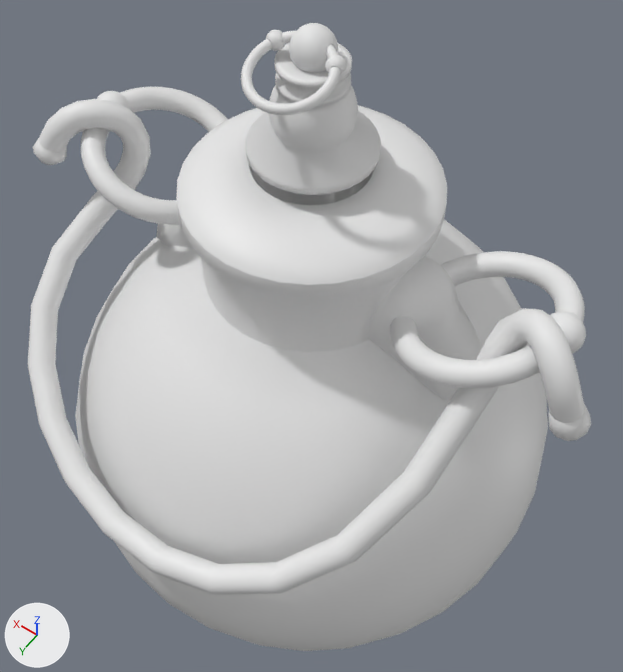
Before and after pictures for a commit that changed the Blender file app_0.2/assets/models/models/m_flacon_parfum.blend.
Rendered twice from a camera (50 mm lens) standing at (-0.522, 0.916, 1.722) and looking at (-0.038, 0.238, 0.657). The lights are fixed; the arrows at lower left show +X, +Y and +Z.

The scene before the commit, as lines of its bpy script (objects in view):
```python
me_sphere_001 = bpy.data.meshes.new('Sphere.001')
me_sphere_001.from_pydata(...)  # 1483 vertices, 1413 faces, 3 loose edges; spans x -1.0..1.0, y -1.0..1.0, z -1.4..0.83
me_sphere_001.polygons.foreach_set('use_smooth', [True] * 1413)
me_sphere_003 = bpy.data.meshes.new('Sphere.003')
me_sphere_003.from_pydata(...)  # 2722 vertices, 2602 faces; spans x -7.3..7.4, y -13.5..3.8, z -7.3..8.7
me_sphere_003.polygons.foreach_set('use_smooth', [True] * 2602)
me_sphere_007 = bpy.data.meshes.new('Sphere.007')
me_sphere_007.from_pydata(...)  # 1000 vertices, 952 faces; spans x -14.61..-5.57, y -12.9..-8.62, z -4.29..4.83
me_sphere_007.polygons.foreach_set('use_smooth', [True] * 952)
ob_m_flacon_base = bpy.data.objects.new('m_flacon_base', me_sphere_001)
ob_m_flacon_base.location = (-0.036, 0.234, 0.442)
ob_m_flacon_base.rotation_euler = (3.142, 0.0, 0.0)  # degrees (180, 0, 0)
ob_m_flacon_base.scale = (0.402, 0.402, 0.402)
ob_m_flacon_couvercle = bpy.data.objects.new('m_flacon_couvercle', me_sphere_003)
ob_m_flacon_couvercle.location = (-0.038, 0.249, 1.151)
ob_m_flacon_couvercle.rotation_euler = (1.571, 0.0, 0.0)  # degrees (90, 0, 0)
ob_m_flacon_couvercle.scale = (0.0112, 0.0112, 0.0112)
ob_m_flacon_hanse_ronde = bpy.data.objects.new('m_flacon_hanse_ronde', me_sphere_007)
ob_m_flacon_hanse_ronde.location = (-0.04, 0.241, 1.177)
ob_m_flacon_hanse_ronde.rotation_euler = (1.571, 0.0, 0.0)  # degrees (90, 0, 0)
ob_m_flacon_hanse_ronde.scale = (0.0262, 0.0262, 0.0262)
_m = ob_m_flacon_hanse_ronde.modifiers.new('Mirror', 'MIRROR')
_m.mirror_object = ob_m_flacon_base
# also in view: 'm_flacon_hanse' at (-0.043, 0.442, 0.774)
```
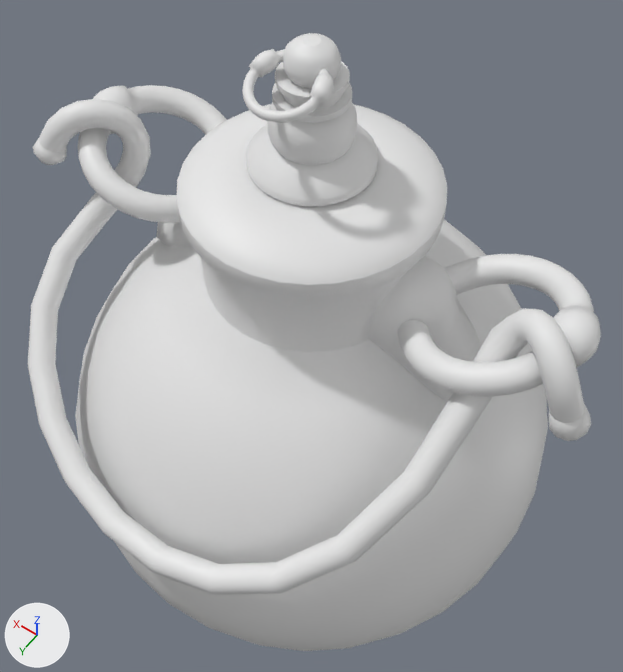
What differs and where, as boxes [x1, y1, x2, y2] in the pictures (623 x 672 px; the box of a moved part takes in the faces that stretch with it):
'm_flacon_rond', added
    after: [78, 85, 601, 396]
'm_flacon_couvercle', reshaped, moved, rescaled, turned
    before: [241, 23, 381, 196]
    after: [246, 33, 378, 207]
'm_flacon_hanse_ronde', deleted
    before: [81, 86, 586, 388]
'm_hanse_haut', added
    after: [242, 49, 334, 123]
part 1 of me_sphere_003, deleted
    before: [241, 31, 340, 115]
part 2 of me_sphere_003, deleted
    before: [325, 55, 346, 75]
part 3 of me_sphere_003, deleted
    before: [266, 30, 285, 51]
part 4 of me_sphere_003, deleted
    before: [289, 23, 338, 73]
part 5 of me_sphere_003, moved or reshaped
    before: [246, 43, 381, 196]
    after: [246, 33, 378, 207]

Edits to the bpy script that builds the scene:
```text
Change me_sphere_003:
    used by ob_m_flacon_couvercle; location = (-0.038, 0.249, 1.151); rotation_euler = (1.571, 0.0, 0.0), in degrees (90, 0, 0); scale = (0.0112, 0.0112, 0.0112)
    remove me_sphere_003.from_pydata(...)  # 2722 vertices, 2602 faces; spans x -7.3..7.4, y -13.5..3.8, z -7.3..8.7
    add me_sphere_003.from_pydata(...)  # 934 vertices, 908 faces; spans x -1.5..1.5, y -1.5..1.5, z -1.0..14.5
    me_sphere_003 part 1: the loose piece of 576 vertices spanning x -4.9..4.9, y -1.0..2.8, z -7.3..2.1 is deleted
    me_sphere_003 part 2: the loose piece of 520 vertices spanning x -4.5..-2.5, y 0.6..2.6, z -1.0..1.0 is deleted
    me_sphere_003 part 3: the loose piece of 498 vertices spanning x 2.7..4.7, y 0.6..2.6, z -1.0..1.0 is deleted
    me_sphere_003 part 4: the loose piece of 488 vertices spanning x -2.4..2.4, y 0.0..3.8, z -1.1..3.7 is deleted
    me_sphere_003 part 5: 640 vertices removed from x -7.3..7.4, y -13.5..0.1, z -6.1..8.7; 934 vertices added at x -1.5..1.5, y -1.5..1.5, z -1.0..14.5
Add me_torus_003:
    me_torus_003.from_pydata(...)  # 528 vertices, 512 faces; spans x -0.112..0.132, y -0.12..0.12, z -0.033..0.033
    me_torus_003.polygons.foreach_set('use_smooth', [True] * 512)
Add me_torus_002:
    me_torus_002.from_pydata(...)  # 544 vertices, 544 faces; spans x -0.086..0.086, y -0.08..0.08, z -0.019..0.019
    me_torus_002.polygons.foreach_set('use_smooth', [True] * 544)
Remove ob_m_flacon_hanse_ronde:
    ob_m_flacon_hanse_ronde = bpy.data.objects.new('m_flacon_hanse_ronde', me_sphere_007)
    ob_m_flacon_hanse_ronde.location = (-0.04, 0.241, 1.177)
    ob_m_flacon_hanse_ronde.rotation_euler = (1.571, 0.0, 0.0)  # degrees (90, 0, 0)
    ob_m_flacon_hanse_ronde.scale = (0.0262, 0.0262, 0.0262)
    _m = ob_m_flacon_hanse_ronde.modifiers.new('Mirror', 'MIRROR')
    _m.mirror_object = ob_m_flacon_base
Change ob_m_flacon_couvercle:
    ob_m_flacon_couvercle.rotation_euler: (1.571, 0.0, 0.0) -> (0.0, 0.0, 0.0)  # degrees (90, 0, 0) -> degrees (0, 0, 0)
    ob_m_flacon_couvercle.location: (-0.038, 0.249, 1.151) -> (-0.036, 0.234, 0.992)
    ob_m_flacon_couvercle.scale: (0.0112, 0.0112, 0.0112) -> (0.0552, 0.0552, 0.0127)
Add ob_m_flacon_rond:
    ob_m_flacon_rond = bpy.data.objects.new('m_flacon_rond', me_torus_003)
    ob_m_flacon_rond.location = (0.24, 0.23, 0.883)
    ob_m_flacon_rond.rotation_euler = (-0.0285, -0.308, 0.0294)  # degrees (-1.6, -18, 1.7)
    _m = ob_m_flacon_rond.modifiers.new('Mirror', 'MIRROR')
    _m.mirror_object = ob_m_flacon_base
Add ob_m_hanse_haut:
    ob_m_hanse_haut = bpy.data.objects.new('m_hanse_haut', me_torus_002)
    ob_m_hanse_haut.location = (-0.033, 0.28, 1.143)
    ob_m_hanse_haut.rotation_euler = (-0.3, 0.0, -0.0357)  # degrees (-17, 0, -2)
    ob_m_hanse_haut.scale = (0.612, 0.612, 0.612)
```
